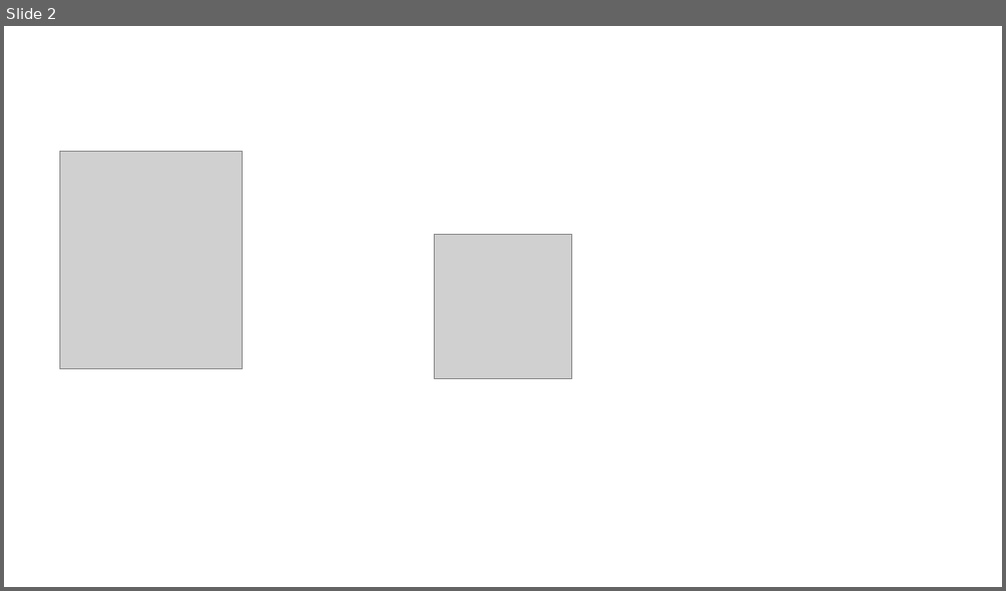
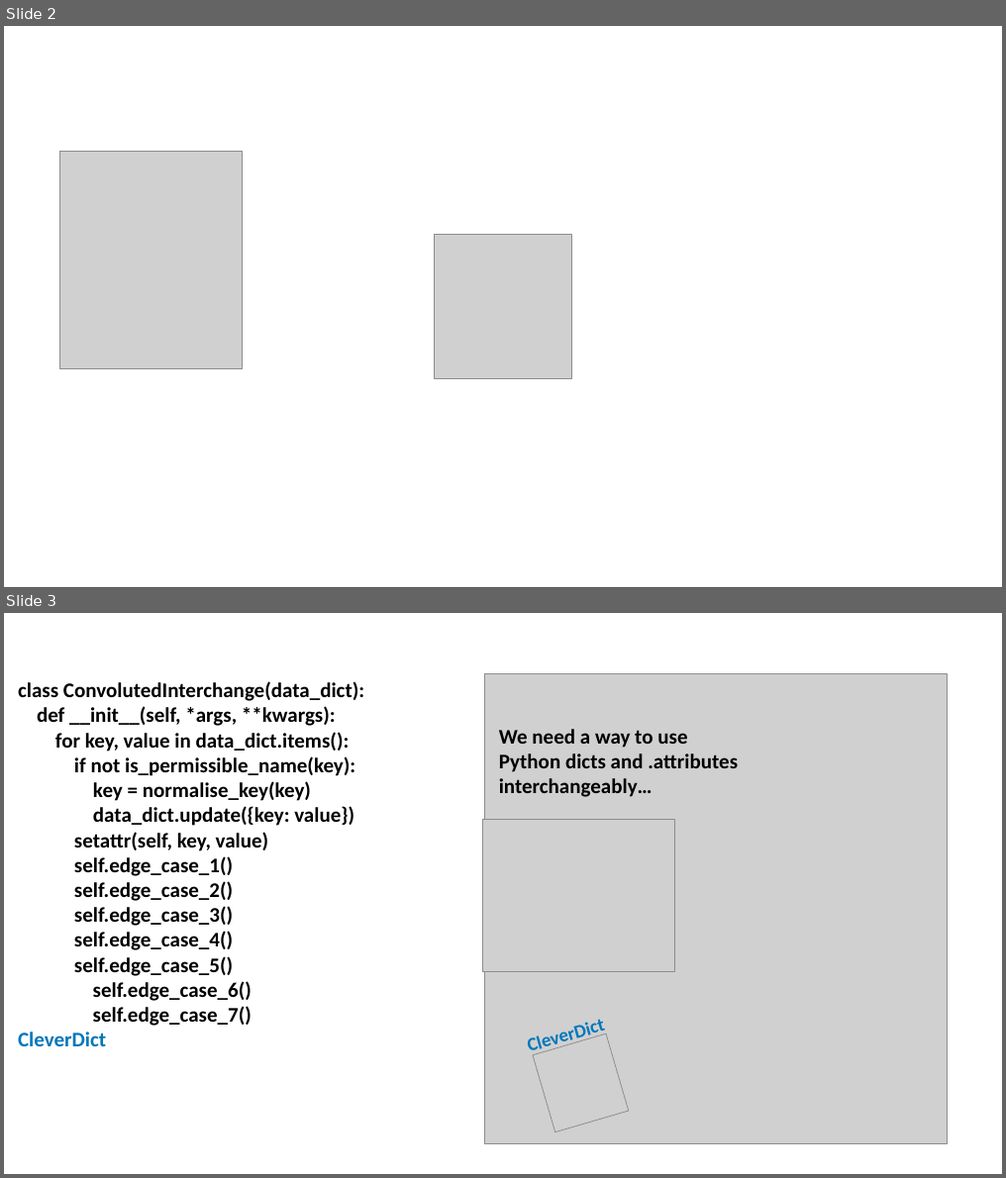
Before and after one commit to PFython/cleverdict, a slide deck: cleverdict.pptx. Shown one above the other, each under a label of ours: slide 2 before the commit, slides 2 and 3 after it. The pictures are 1006x591 and 1006x1178 pixels, drawn with LibreOffice and Linux fonts; fonts in the diff are those of the drawing; grey boxes stand for pictures. Boxes give left, top, right and bottom in pixels: in the first picture for what was removed or moved away, otherwise in the second. Text is boxed around its words. In the diff, an @@ line names an element or a change of style, - is before the commit and + after.

Commit message:
CleverDict has its own Cartoon!

```diff
--- a/cleverdict.pptx
+++ b/cleverdict.pptx
@@ slide 3 added at [4,613,1002,1174], background #FFFFFF @@
@@ text added at [18,681,364,1047], 20 pt, text #000000, bold @@
+class ConvolutedInterchange(data_dict):
+def __init__(self, *args, **kwargs):
+for key, value in data_dict.items():
+if not is_permissible_name(key):
+key = normalise_key(key)
+data_dict.update({key: value})
+setattr(self, key, value)
+self.edge_case_1()
+self.edge_case_2()
+self.edge_case_3()
+self.edge_case_4()
+self.edge_case_5()
+self.edge_case_6()
+self.edge_case_7()
+CleverDict
@@ picture added at [484,673,947,1145] @@
@@ text added at [499,729,738,797], 20 pt, text #000000, bold @@
+We need a way to use
+Python dicts and .attributes
+interchangeably…
@@ picture added at [483,820,675,972] @@
@@ text added at [516,1006,619,1061], 18 pt, text #0077BB, bold @@
+CleverDict
@@ picture added at [533,1035,629,1133] @@
```
Also in this commit, not shown: 2 other slides added, 2 other files.
